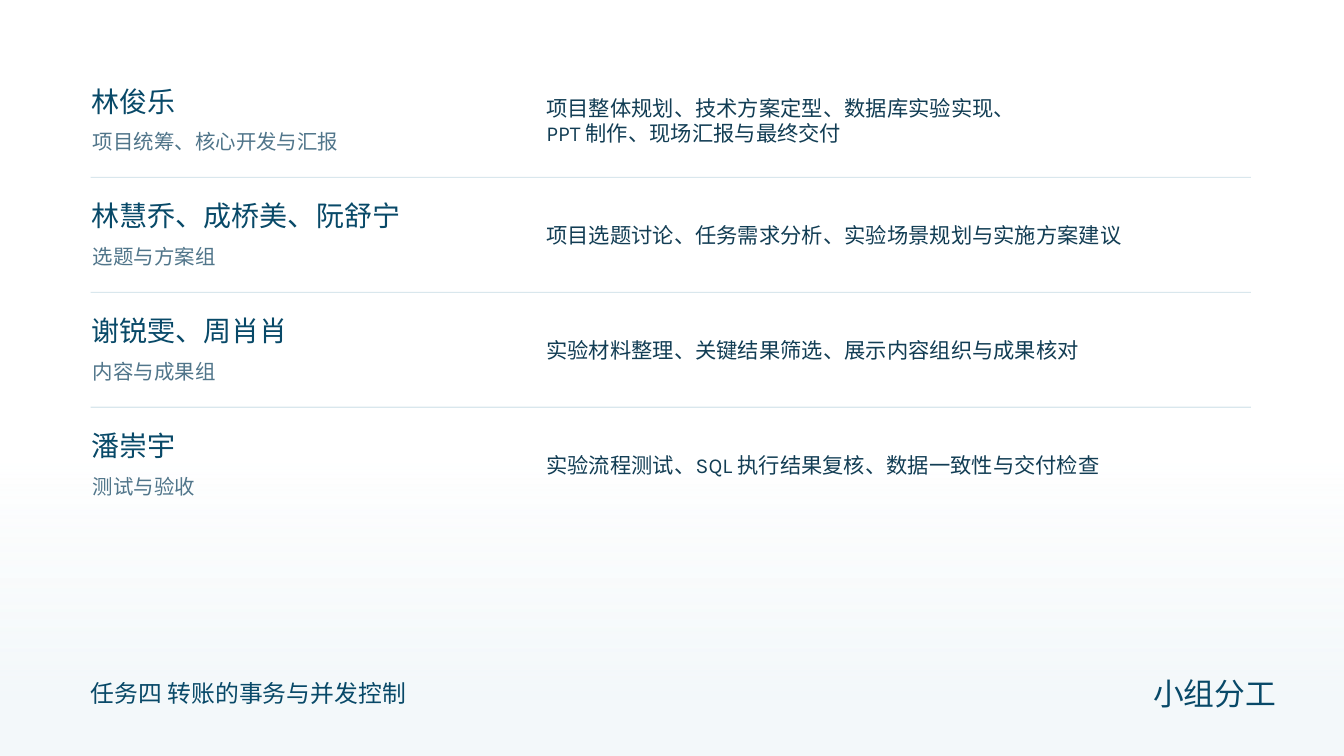
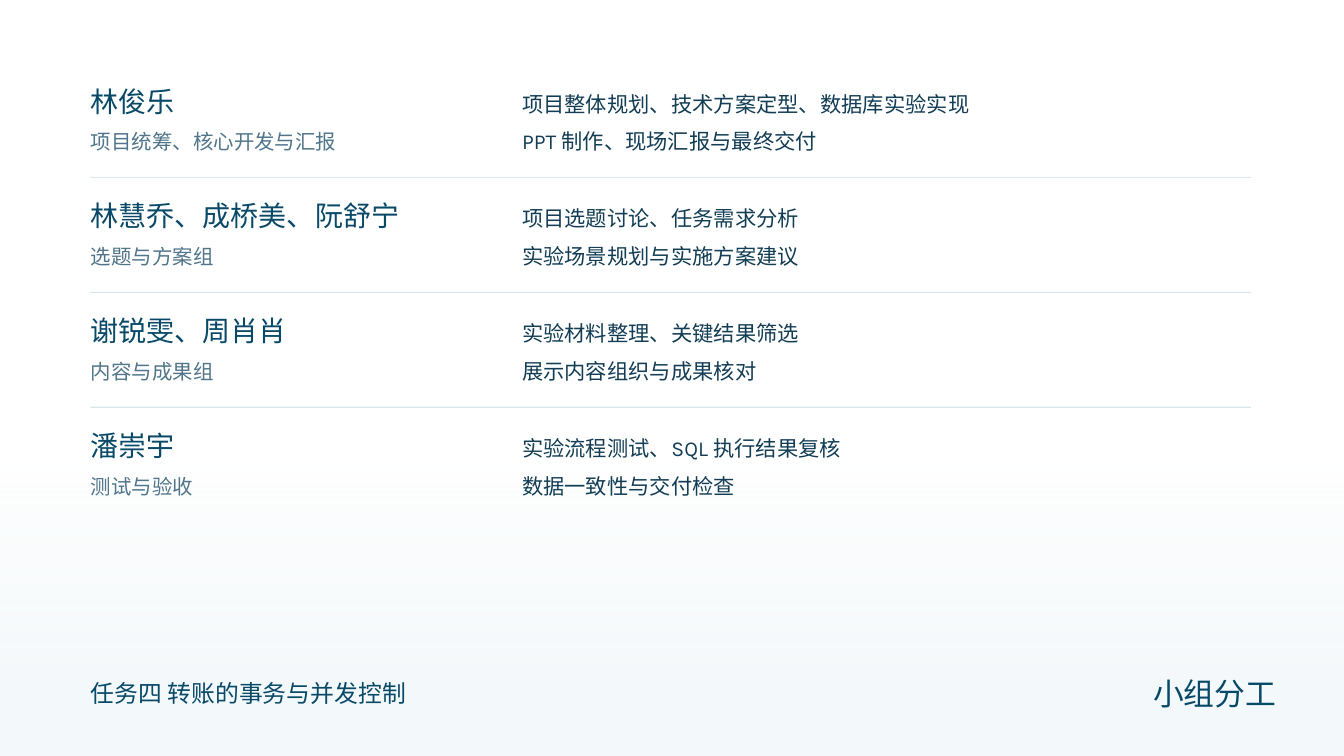
Before and after one commit to AurLemon/pageslip-demo, a slide deck: slide 13 of presentations/task-4-transactions.pptx. Drawn at 1344x756 pixels with LibreOffice and Linux fonts; fonts in the diff are those of the drawing. Boxes give left, top, right and bottom in pixels: in the first picture for what was removed or moved away, otherwise in the second. Text is boxed around its words. In the diff, an @@ line names an element or a change of style, - is before the commit and + after.

```diff
--- a/presentations/task-4-transactions.pptx
+++ b/presentations/task-4-transactions.pptx
@@ text at (522,94,969,114): text changed @@
-项目整体规划、技术方案定型、数据库实验实现、
-PPT 制作、现场汇报与最终交付
+项目整体规划、技术方案定型、数据库实验实现
@@ text added at (522,131,817,151), 15.2 pt, text #123D54 @@
+PPT 制作、现场汇报与最终交付
@@ text at (522,208,799,228): text changed @@
-项目选题讨论、任务需求分析、实验场景规划与实施方案建议
+项目选题讨论、任务需求分析
@@ text added at (522,246,799,266), 15.2 pt, text #123D54 @@
+实验场景规划与实施方案建议
@@ text at (522,323,799,343): text changed @@
-实验材料整理、关键结果筛选、展示内容组织与成果核对
+实验材料整理、关键结果筛选
@@ text added at (522,361,756,381), 15.2 pt, text #123D54 @@
+展示内容组织与成果核对
@@ text at (522,438,841,460): text changed @@
-实验流程测试、SQL 执行结果复核、数据一致性与交付检查
+实验流程测试、SQL 执行结果复核
@@ text added at (522,476,735,496), 15.2 pt, text #123D54 @@
+数据一致性与交付检查
```
Also in this commit, not shown: 1 other file.
